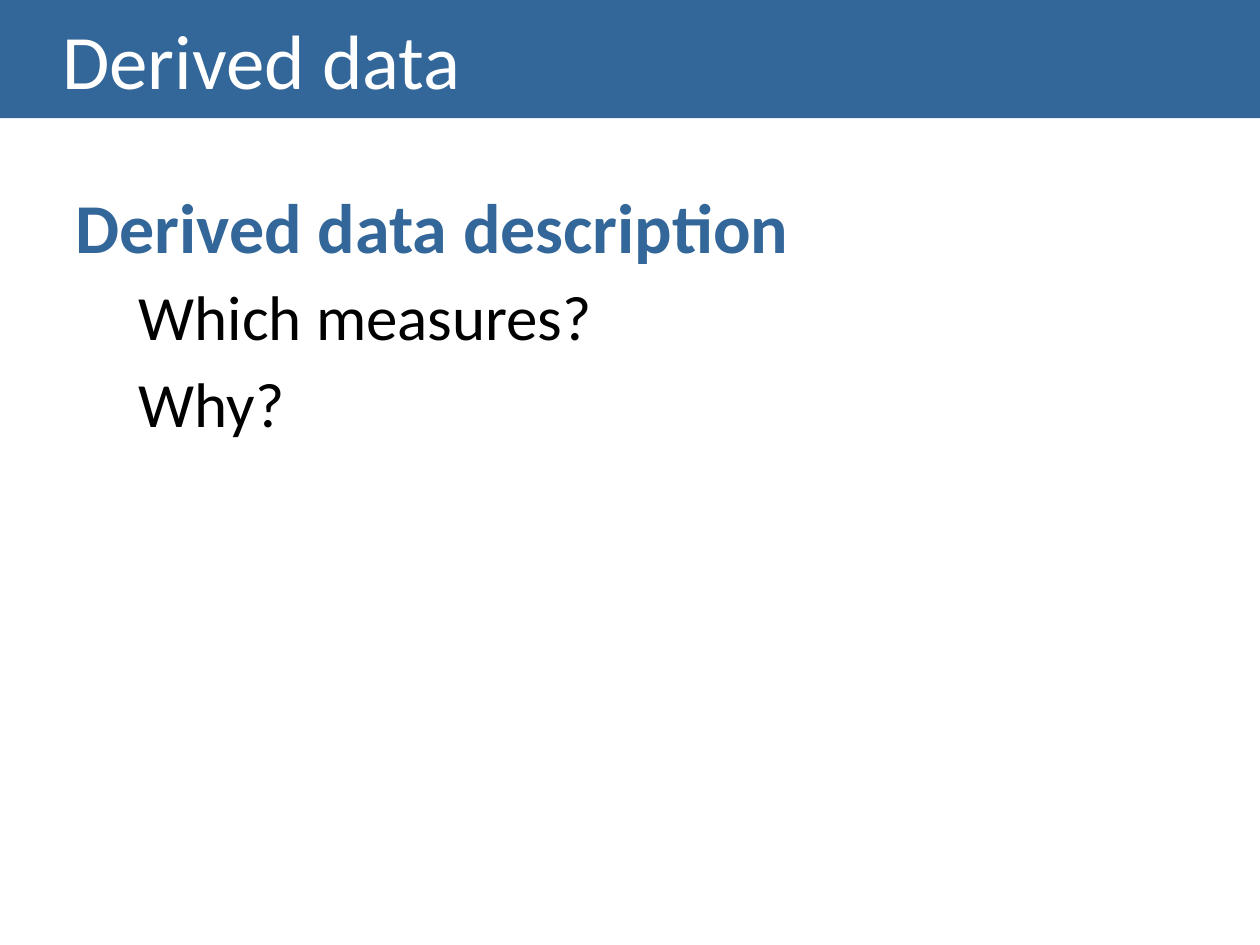
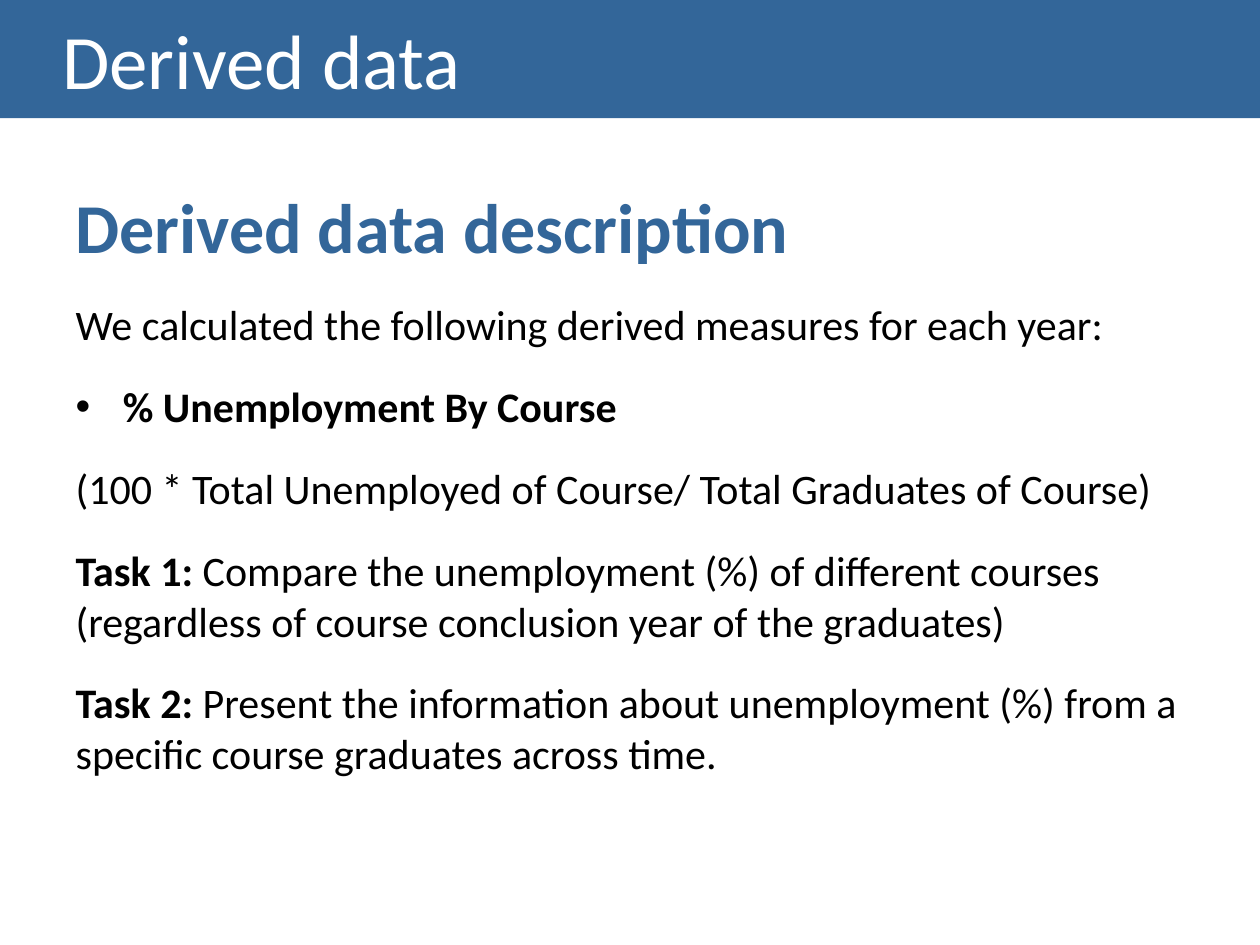
Before and after one commit to Strabox/Higher-Education-Unemployment-Portugal, a slide deck: slide 7 of II-Checkpoint/II-Checkpoint Presentation.pptx (slide 6 before the commit). Drawn at 1260x945 pixels with LibreOffice and Linux fonts; fonts in the diff are those of the drawing. Boxes give left, top, right and bottom in pixels: in the first picture for what was removed or moved away, otherwise in the second. Text is boxed around its words. In the diff, an @@ line names an element or a change of style, - is before the commit and + after.

```diff
--- a/II-Checkpoint/II-Checkpoint Presentation.pptx
+++ b/II-Checkpoint/II-Checkpoint Presentation.pptx
@@ text at bbox=[76, 310, 1176, 777]: text changed; size 36 to 24 pt @@
-  Which measures?
-  Why?
+We calculated the following derived measures for each year:
+• % Unemployment By Course
+(100 * Total Unemployed of Course/ Total Graduates of Course)
+Task 1: Compare the unemployment (%) of different courses (regardless of course conclusion year of the graduates)
+Task 2: Present the information about unemployment (%) from a specific course graduates across time.
```
Also in this commit, not shown: 3 other slides changed, 2 slides added.
